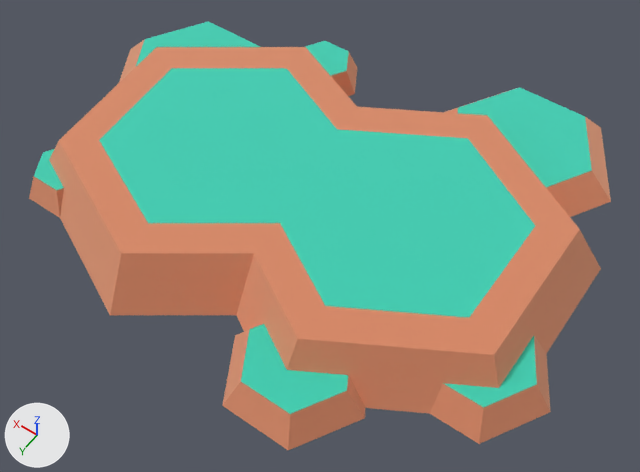
The glTF model island-race/import/kenney-nature-kit/platform_grass.glb, before and after one commit.
Before and after are seen from a 50 mm camera at (-0.507, 0.702, 0.951) aimed at (-0.043, 0.053, -0.068). Arrows for +X, +Y and +Z are at lower left; the lights stay in place. The older version comes first. Where no turn or scale is listed for an object, it has been applied to the vertices. Vertices at exactly the same position are counted once.

The first picture shows 'platform_grass'.
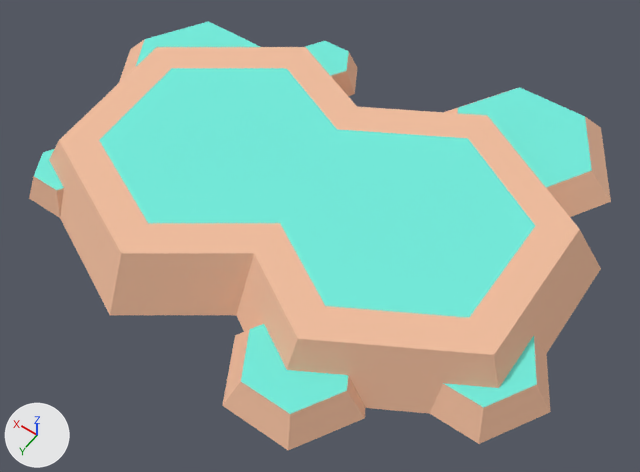
The change, as a diff of the scene's bpy script:
```diff
--- a/island-race/import/kenney-nature-kit/platform_grass.glb.py
+++ b/island-race/import/kenney-nature-kit/platform_grass.glb.py
@@ img_image_0 @@
+img_image_0 = load_image('Image_0', '_unpacked/Image_0', 16, 8, 'sRGB')
@@ mat_palette @@
+mat_palette = principled_material('palette')
+mat_palette.texture = img_image_0
+mat_palette.roughness = 1.0
@@ me_mesh_platform_grass @@
 me_mesh_platform_grass.from_pydata(...)  # 95 vertices, 186 faces; spans x -0.445..0.448, y -0.37..0.354, z 0.0..0.082
 # used by ob_platform_grass; location = (0.0, 0.0, -0.05)
+# me_mesh_platform_grass part 1: all 151 faces that had it switch from mat_dirt (beige #f2be9e) to mat_palette (picture img_image_0)
+# me_mesh_platform_grass part 2: all 35 faces that had it switch from mat_grass (cyan #73eddd) to mat_palette (picture img_image_0)
+# me_mesh_platform_grass part 3: texture (UV) coordinates of 186 of 186 faces, centred in x -0.419..0.409, y -0.358..0.346, z 0.0..0.082, changed; they spanned u -17.65..17.52, v -14.57..13.93 and now span u 0.25..0.75, v 0.5..0.5
@@ ob_tmpparent @@
-ob_tmpparent = bpy.data.objects.new('tmpParent', None)
-ob_tmpparent.location = (0.0, 0.0, 0.0)
```

What differs and where, as boxes (x1, y1, x2, y2) in the pictures (640 x 472 px):
'platform_grass', recoloured, surface changed
    both: (29, 21, 611, 450)
part 1 of me_mesh_platform_grass, recoloured
    both: (29, 39, 611, 450)
part 2 of me_mesh_platform_grass, recoloured (lighter)
    both: (34, 21, 592, 414)
part 3 of me_mesh_platform_grass, surface changed
    both: (29, 21, 611, 450)
